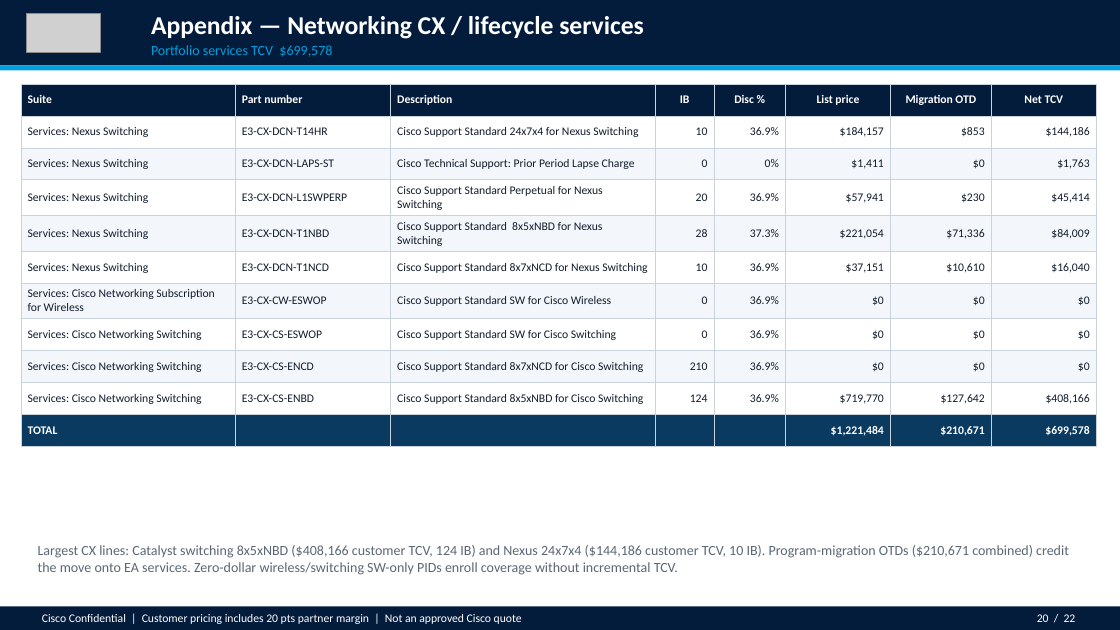
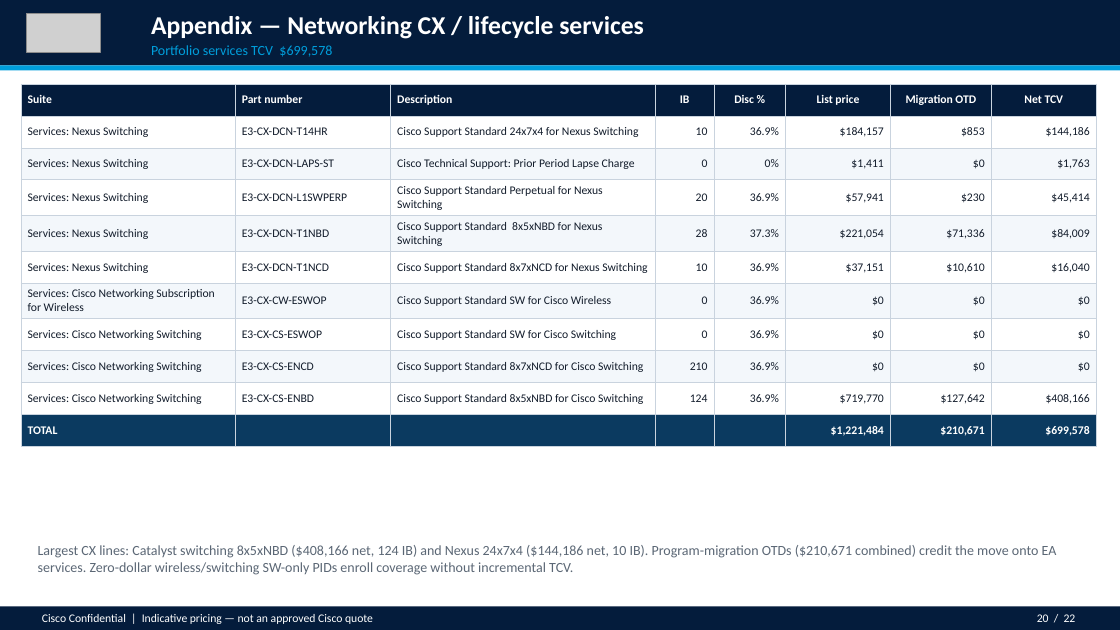
Before and after one commit to chchilds/cxvx, a slide deck: slide 20 of ea-proposal/HALLMARK_CARDS_INCORPORATED_Enterprise_Agreement_Proposal.pptx. Drawn at 1120x630 pixels with LibreOffice and Linux fonts; fonts in the diff are those of the drawing; grey boxes stand for pictures. Boxes give left, top, right and bottom in pixels: in the first picture for what was removed or moved away, otherwise in the second. Text is boxed around its words. In the diff, an @@ line names an element or a change of style, - is before the commit and + after.

```diff
--- a/ea-proposal/HALLMARK_CARDS_INCORPORATED_Enterprise_Agreement_Proposal.pptx
+++ b/ea-proposal/HALLMARK_CARDS_INCORPORATED_Enterprise_Agreement_Proposal.pptx
@@ text at [38, 545, 1057, 575]: text changed @@
-Largest CX lines: Catalyst switching 8x5xNBD ($408,166 customer TCV, 124 IB) and Nexus 24x7x4 ($144,186 customer TCV, 10 IB). Program-migration OTDs ($210,671 combined) credit the move onto EA services. Zero-dollar wireless/switching SW-only PIDs enroll coverage without incremental TCV.
+Largest CX lines: Catalyst switching 8x5xNBD ($408,166 net, 124 IB) and Nexus 24x7x4 ($144,186 net, 10 IB). Program-migration OTDs ($210,671 combined) credit the move onto EA services. Zero-dollar wireless/switching SW-only PIDs enroll coverage without incremental TCV.
@@ text at [42, 614, 373, 624]: text changed @@
-Cisco Confidential | Customer pricing includes 20 pts partner margin | Not an approved Cisco quote
+Cisco Confidential | Indicative pricing — not an approved Cisco quote
```
Also in this commit, not shown: 20 other slides changed, 2 other files.
